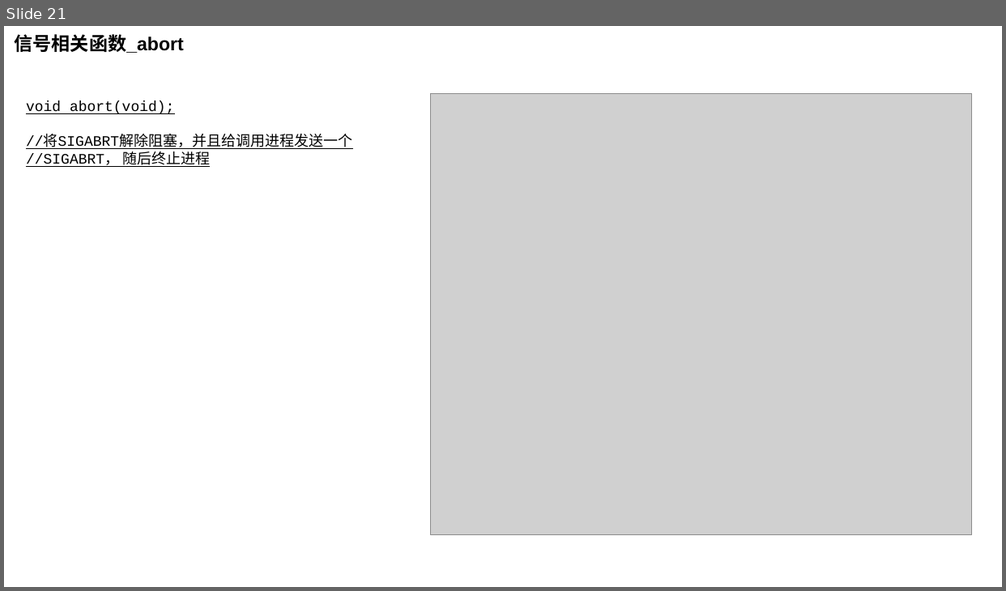
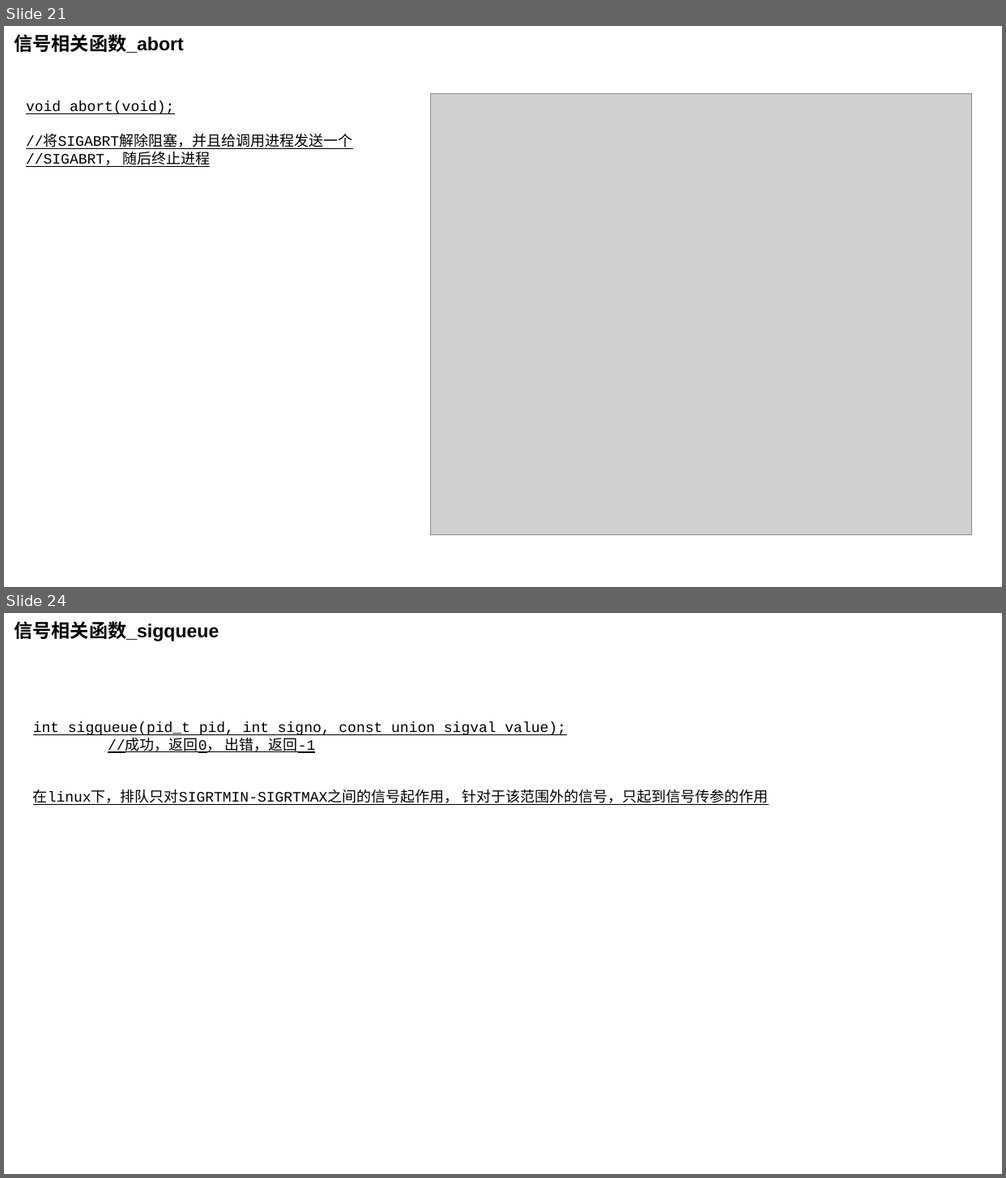
Before and after one commit to zhaosonggo/APUE, a slide deck: 信号.pptx. Shown one above the other, each under a label of ours: slide 21 before the commit, slides 21 and 24 after it; the slides between them are not shown. The pictures are 1006x591 and 1006x1178 pixels, drawn with LibreOffice and Linux fonts; fonts in the diff are those of the drawing; grey boxes stand for pictures. Boxes give left, top, right and bottom in pixels: in the first picture for what was removed or moved away, otherwise in the second. Text is boxed around its words. In the diff, an @@ line names an element or a change of style, - is before the commit and + after.

```diff
--- a/信号.pptx
+++ b/信号.pptx
@@ slide 24 added at (4, 613, 1002, 1174), background #FFFFFF @@
@@ text added at (15, 621, 219, 641), 18 pt, text #000000, bold @@
+信号相关函数_sigqueue
@@ text added at (33, 722, 769, 805), 14 pt, text #000000, underline @@
+int sigqueue(pid_t pid, int signo, const union sigval value);
+//成功，返回0， 出错，返回-1
+在linux下，排队只对SIGRTMIN-SIGRTMAX之间的信号起作用， 针对于该范围外的信号，只起到信号传参的作用
```
Also in this commit, not shown: 4 other slides added, 1 slide removed, 8 other files.
